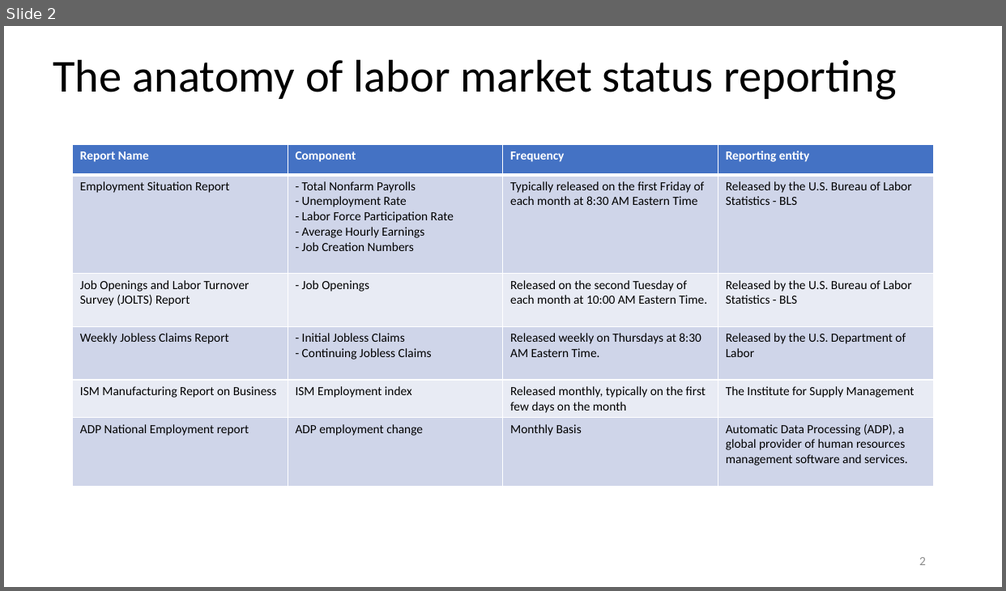
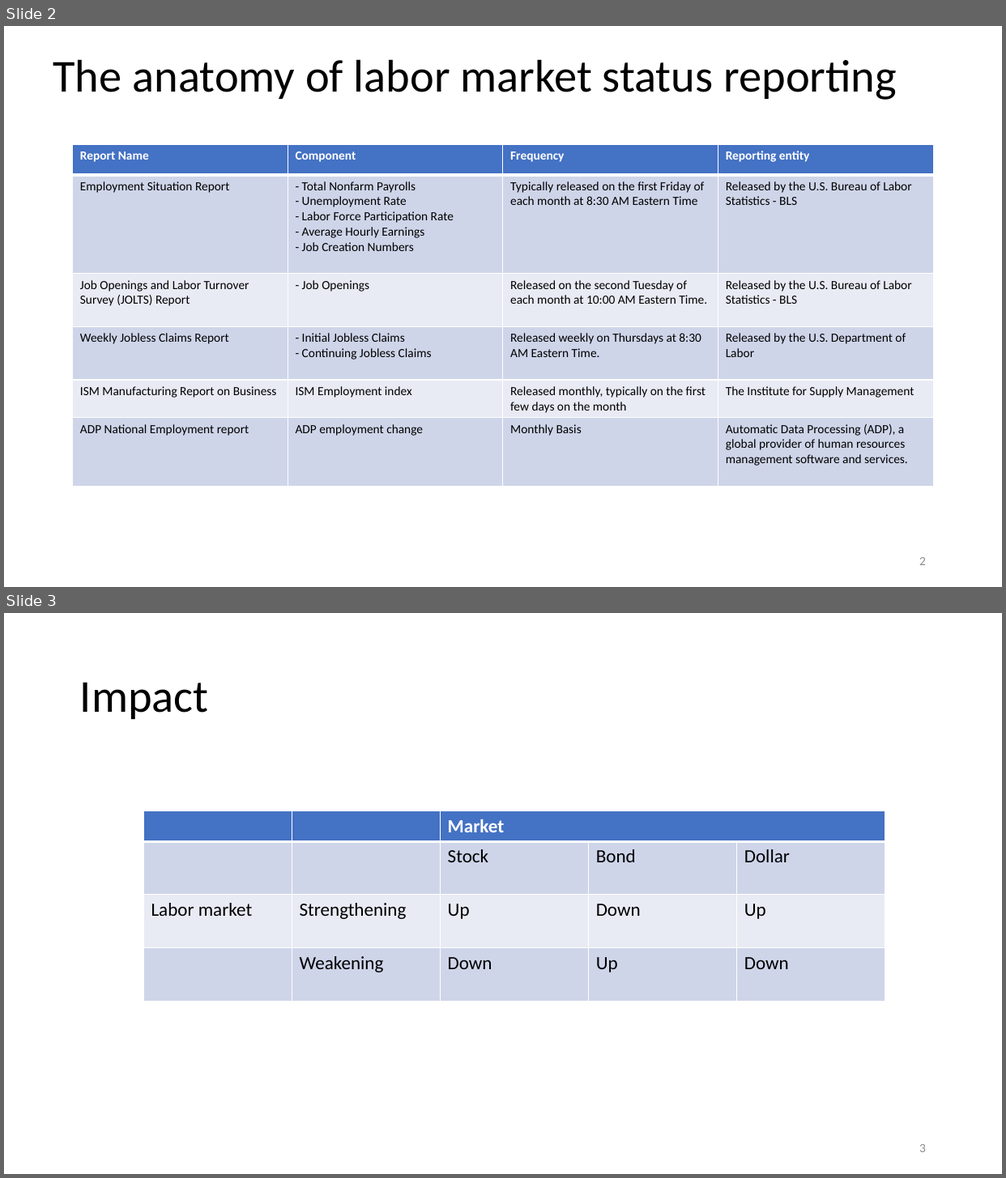
Before and after one commit to omroot/d2l_pytorch, a slide deck: mylearnings/mylecturenotes/LaborMarketInformationLandscape.pptx. Shown one above the other, each under a label of ours: slide 2 before the commit, slides 2 and 3 after it. The pictures are 1006x591 and 1006x1178 pixels, drawn with LibreOffice and Linux fonts; fonts in the diff are those of the drawing. Boxes give left, top, right and bottom in pixels: in the first picture for what was removed or moved away, otherwise in the second. Text is boxed around its words. In the diff, an @@ line names an element or a change of style, - is before the commit and + after.

```diff
--- a/mylearnings/mylecturenotes/LaborMarketInformationLandscape.pptx
+++ b/mylearnings/mylecturenotes/LaborMarketInformationLandscape.pptx
@@ slide 3 added at (4,613,1002,1174), background #FFFFFF @@
@@ title added at (80,682,209,719), 44 pt, text #000000 @@
+Impact
@@ table added at (143,811,884,999), 4 rows, 5 columns @@
+ |  | Market |  | 
+ |  | Stock | Bond | Dollar
+Labor market | Strengthening | Up | Down | Up
+ | Weakening | Down | Up | Down
@@ page number added at (919,1144,926,1152), 12 pt, text #8C8C8C @@
+3
```
Also in this commit, not shown: 1 slide changed.
